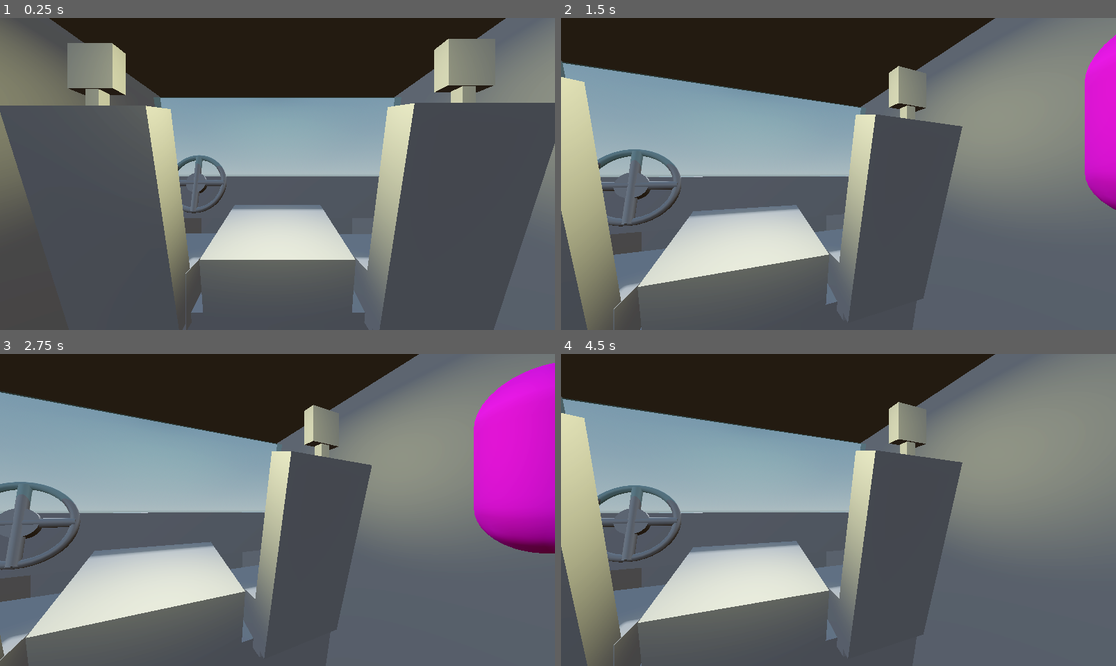
Above: before the commit, frames 1-4 (two rows, left to right).
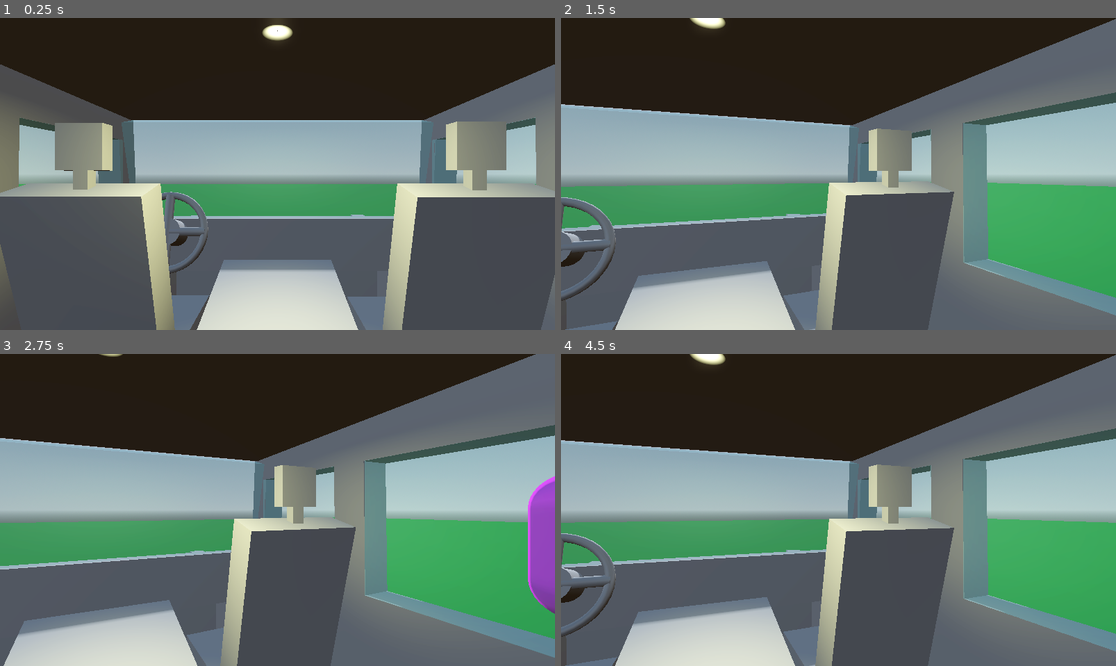
Above: after the commit, the same moments.

Repository: roomno17/scary-terry
Game: Godot game, scene res://base_level.tscn
Same seed, same stepped clock (60 frames per second), same inputs: the game is played once before the commit and once after it.
Inputs:
- Up to frame 1 (0.25 s): no input
- Up to frame 2 (1.5 s): tap Enter at 0.5 s; hold D (right) 0.53-1.28 s; tap Space (flash) at 0.6, 1.35 s; hold A (left) from 1.28 s (still down)
- Up to frame 3 (2.75 s): release A (left) at 2.03 s; hold D (right) from 2.03 s (still down); tap Space (flash) at 2.1 s
- Up to frame 4 (4.5 s): tap Space (flash) at 2.85, 3.6, 4.35 s; release D (right) at 3.53 s; hold A (left) from 3.53 s (still down)

The runs differ from the first frame. In frame 1, 54% of the frame differs, in the area x 0-100%, y 0-100%; in frame 2, 63%; in frame 3, 63%; in frame 4, 63%.

Commit message:
added windows to the car and added ground to the base level. car is done for the most part. Scary terry is now killable by pressing space when he's in view of the camera.

Diff:
--- a/scary-terry/base_level.tscn
+++ b/scary-terry/base_level.tscn
@@ -24,6 +24,9 @@
 
 [sub_resource type="CylinderMesh" id="CylinderMesh_5vx1e"]
 
+[sub_resource type="StandardMaterial3D" id="StandardMaterial3D_5vx1e"]
+albedo_color = Color(0.07739704, 0.47679192, 0.014789617, 1)
+
 [node name="BaseLevel" type="Node3D" unique_id=1462554241]
 
 [node name="DirectionalLight3D" type="DirectionalLight3D" parent="." unique_id=1932218815]
@@ -33,16 +36,17 @@
 shadow_enabled = true
 
 [node name="SCARY TERRY RIGHT" parent="." unique_id=1591188626 instance=ExtResource("1_5vx1e")]
-transform = Transform3D(1, 0, 0, 0, 1, 0, 0, 0, 1, 3.6, 0, 5.5)
+transform = Transform3D(1, 0, 0, 0, 1, 0, 0, 0, 1, 5.5, 0, 5.5)
 
 [node name="SCARY TERRY LEFT" parent="." unique_id=1076968940 instance=ExtResource("1_5vx1e")]
-transform = Transform3D(1, 0, 0, 0, 1, 0, 0, 0, 1, -3.6, 0, 5.5)
+transform = Transform3D(1, 0, 0, 0, 1, 0, 0, 0, 1, -5.5, 0, 5.5)
 
 [node name="WorldEnvironment" type="WorldEnvironment" parent="." unique_id=547399205]
 environment = SubResource("Environment_5vx1e")
 
 [node name="Camera3D" type="Camera3D" parent="." unique_id=322084185]
-transform = Transform3D(1, 0, 0, 0, 1, 0, 0, 0, 1, 0, -0.5281718, 6.006915)
+transform = Transform3D(1, 0, 0, 0, 1, 0, 0, 0, 1, 0, 0.4824046, 6.9680567)
+fov = 55.1
 script = ExtResource("1_bo3yr")
 
 [node name="Car" type="Node3D" parent="." unique_id=1773835512]
@@ -54,13 +58,45 @@
 size = Vector3(7.5, 3.3, 0.5)
 material = SubResource("StandardMaterial3D_eesb3")
 
-[node name="CSGBox3D2" type="CSGBox3D" parent="Car/Outers" unique_id=1604987703]
-transform = Transform3D(1, 0, 0, 0, 0.9659258, -0.25881904, 0, 0.25881904, 0.9659258, -3.75, -1.3161974, 4.3)
-size = Vector3(0.5, 10, 10)
+[node name="CSGBox3D13" type="CSGBox3D" parent="Car/Outers" unique_id=923497729]
+transform = Transform3D(1, 0, 0, 0, 0.9998476, 0.017452404, 0, -0.017452404, 0.9998476, 3.75, 0.1931771, 3.276668)
+size = Vector3(0.5, 2.124237, 0.6946335)
+
+[node name="CSGBox3D18" type="CSGBox3D" parent="Car/Outers" unique_id=1582624429]
+transform = Transform3D(1, 0, 0, 0, 0.9998476, 0.017452404, 0, -0.017452404, 0.9998476, -3.75, 0.193, 3.277)
+size = Vector3(0.5, 2.124237, 0.6946335)
+
+[node name="CSGBox3D9" type="CSGBox3D" parent="Car/Outers" unique_id=1032229738]
+transform = Transform3D(1, 0, 0, 0, -4.3711385e-08, -0.9999999, 0, 0.9999999, -4.3711385e-08, -3.75, -2.695917, 4.4093904)
+size = Vector3(0.5, 10, 3.7097778)
+
+[node name="CSGBox3D12" type="CSGBox3D" parent="Car/Outers" unique_id=2008380014]
+transform = Transform3D(1, 0, 0, 0, -4.3711385e-08, -0.9999999, 0, 0.9999999, -4.3711385e-08, 3.75, -2.696, 4.409)
+size = Vector3(0.5, 10, 3.7097778)
+
+[node name="CSGBox3D10" type="CSGBox3D" parent="Car/Outers" unique_id=309846969]
+transform = Transform3D(1, 0, 0, 0, -4.3711385e-08, -0.9999999, 0, 0.9999999, -4.3711385e-08, -3.75, 3.0567346, 5.1626654)
+size = Vector3(0.5, 10.760254, 3.6224976)
+
+[node name="CSGBox3D14" type="CSGBox3D" parent="Car/Outers" unique_id=2137299627]
+transform = Transform3D(1, 0, 0, 0, -4.3711385e-08, -0.9999999, 0, 0.9999999, -4.3711385e-08, 3.75, 3.057, 5.076712)
+size = Vector3(0.5, 10, 3.6224976)
+
+[node name="CSGBox3D11" type="CSGBox3D" parent="Car/Outers" unique_id=311956726]
+transform = Transform3D(1, 0, 0, 0, -4.3711385e-08, -0.9999999, 0, 0.9999999, -4.3711385e-08, -3.75, -0.36214876, 12.657435)
+size = Vector3(0.5, 10, 3.8580322)
+
+[node name="CSGBox3D15" type="CSGBox3D" parent="Car/Outers" unique_id=40321018]
+transform = Transform3D(1, 0, 0, 0, -4.3711385e-08, -0.9999999, 0, 0.9999999, -4.3711385e-08, 3.75, -0.362, 12.657)
+size = Vector3(0.5, 10, 3.8580322)
 
 [node name="CSGBox3D3" type="CSGBox3D" parent="Car/Outers" unique_id=1324729595]
-transform = Transform3D(1, 0, 0, 0, 0.9659258, -0.25881904, 0, 0.25881904, 0.9659258, 3.75, -1.3030927, 4.3)
-size = Vector3(0.5, 10, 10)
+transform = Transform3D(1, 0, 0, 0, 0.9961946, -0.08715573, 0, 0.08715573, 0.9961946, 3.75, -0.0044509172, -0.09127109)
+size = Vector3(0.5, 4.111084, 0.6876221)
+
+[node name="CSGBox3D7" type="CSGBox3D" parent="Car/Outers" unique_id=326935373]
+transform = Transform3D(1, 0, 0, 0, 0.9961946, -0.08715573, 0, 0.08715573, 0.9961946, -3.75, -0.004, -0.091)
+size = Vector3(0.5, 4.111084, 0.6876221)
 
 [node name="CSGBox3D4" type="CSGBox3D" parent="Car/Outers" unique_id=1422830878]
 transform = Transform3D(-4.3711378e-08, -0.9999999, 8.4456046e-16, 0.99957925, -4.3692992e-08, 0.029003292, -0.029003233, 1.267769e-09, 0.9995792, 0.117007256, 2.1658926, 4.8454027)
@@ -70,6 +106,26 @@
 transform = Transform3D(-4.3711378e-08, -0.9999999, 8.4456046e-16, 0.99957925, -4.3692992e-08, 0.029003292, -0.029003233, 1.267769e-09, 0.9995792, 0.117007256, -4.654106, 2.2107306)
 size = Vector3(0.5, 10, 10)
 
+[node name="CSGBox3D6" type="CSGBox3D" parent="Car/Outers" unique_id=1170083626]
+transform = Transform3D(1, 0, 0, 0, 1, 0, 0, 0, 1, -3.75, 0.20150375, 5.624903)
+size = Vector3(0.5, 2.093605, 4.0069885)
+material = SubResource("StandardMaterial3D_eesb3")
+
+[node name="CSGBox3D8" type="CSGBox3D" parent="Car/Outers" unique_id=1773366114]
+transform = Transform3D(1, 0, 0, 0, 1, 0, 0, 0, 1, 3.75, 0.202, 5.625)
+size = Vector3(0.5, 2.093605, 4.0069885)
+material = SubResource("StandardMaterial3D_eesb3")
+
+[node name="CSGBox3D16" type="CSGBox3D" parent="Car/Outers" unique_id=1103812470]
+transform = Transform3D(1, 0, 0, 0, 1, 0, 0, 0, 1, 3.75, 0.202, 1.5550239)
+size = Vector3(0.5, 2.093605, 2.7209854)
+material = SubResource("StandardMaterial3D_eesb3")
+
+[node name="CSGBox3D17" type="CSGBox3D" parent="Car/Outers" unique_id=122179853]
+transform = Transform3D(1, 0, 0, 0, 1, 0, 0, 0, 1, -3.75, 0.202, 1.555)
+size = Vector3(0.5, 2.093605, 2.7209854)
+material = SubResource("StandardMaterial3D_eesb3")
+
 [node name="Interior" type="Node3D" parent="Car" unique_id=1304123148]
 
 [node name="CSGBox3D7" type="CSGBox3D" parent="Car/Interior" unique_id=831821257]
@@ -101,7 +157,7 @@
 size = Vector3(7, 4.2609863, 0.38397217)
 
 [node name="Wheel" type="Node3D" parent="Car" unique_id=933937578]
-transform = Transform3D(2, 0, 0, 0, 2, 0, 0, 0, 2, 1.947454, 0.1900562, -0.55384254)
+transform = Transform3D(2, 0, 0, 0, 2, 0, 0, 0, 2, 1.947454, 0.1900562, -0.083195806)
 
 [node name="CSGMesh3D3" type="CSGMesh3D" parent="Car/Wheel" unique_id=1332750841]
 transform = Transform3D(-4.371139e-09, -0.42, -1.110223e-16, 0.09659258, -1.7733223e-08, 0.025881905, -0.025881905, 4.7516022e-09, 0.09659258, -2.2, -0.49706504, 0.18459043)
@@ -123,7 +179,7 @@
 ring_sides = 40
 
 [node name="Backseat" type="Node3D" parent="Car" unique_id=1711232511]
-transform = Transform3D(1, 0, 0, 0, 1, 0, 0, 0, 1, 0, 0.11323595, 0.6296983)
+transform = Transform3D(1, 0, 0, 0, 1, 0, 0, 0, 1, 0, 0.93383074, 0.9947648)
 
 [node name="Seat5" type="Node3D" parent="Car/Backseat" unique_id=893088148]
 transform = Transform3D(1.1, 0, 0, 0, 1.1, 0, 0, 0, 1.1, 0.047245264, -2.459521, -10.58586)
@@ -242,3 +298,8 @@
 light_indirect_energy = 51.72
 light_size = 1.0
 spot_angle = 84.22622
+
+[node name="ground" type="CSGBox3D" parent="." unique_id=2035946056]
+transform = Transform3D(1, 0, 0, 0, 1, 0, 0, 0, 1, 0, -6.833732, 0)
+size = Vector3(400, 1, 400)
+material = SubResource("StandardMaterial3D_5vx1e")
